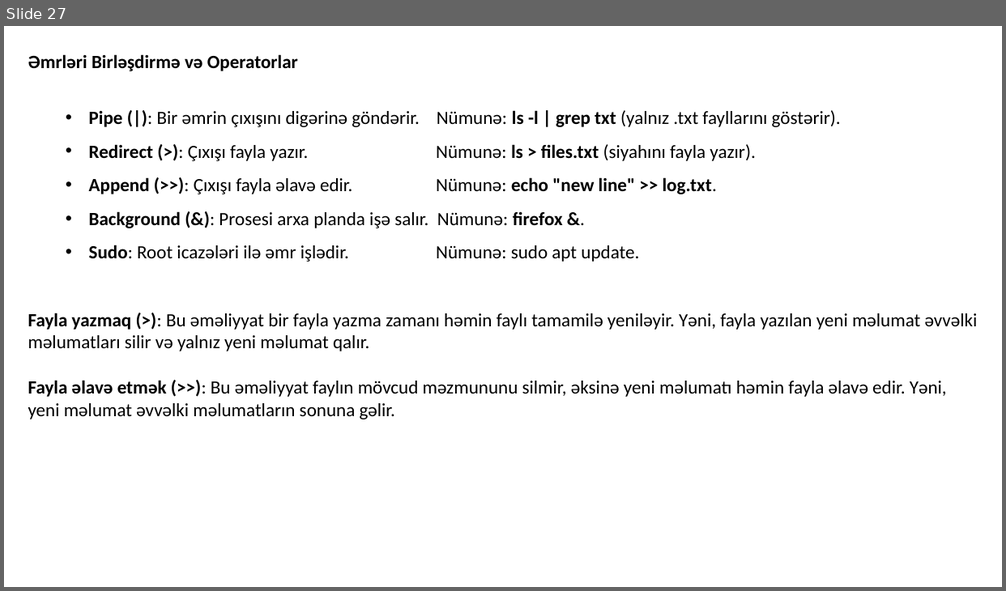
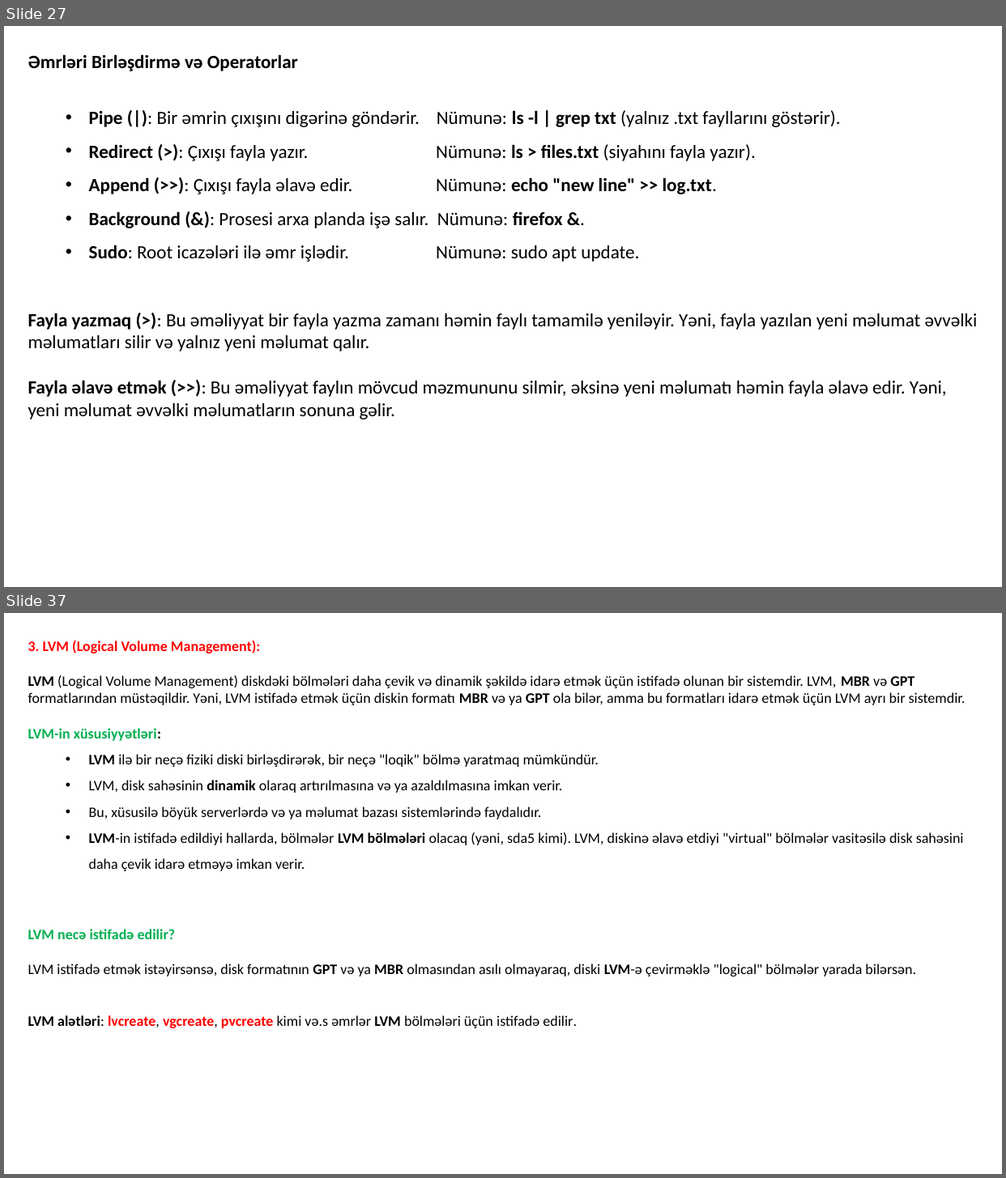
Before and after one commit to codeurient/DevOps, a slide deck: .lessons/1 operating systems/1 linux/1.pptx. Shown one above the other, each under a label of ours: slide 27 before the commit, slides 27 and 37 after it; the slides between them are not shown. The pictures are 1006x591 and 1006x1178 pixels, drawn with LibreOffice and Linux fonts; fonts in the diff are those of the drawing. Boxes give left, top, right and bottom in pixels: in the first picture for what was removed or moved away, otherwise in the second. Text is boxed around its words. In the diff, an @@ line names an element or a change of style, - is before the commit and + after.

```diff
--- a/.lessons/1 operating systems/1 linux/1.pptx
+++ b/.lessons/1 operating systems/1 linux/1.pptx
@@ slide 37 added at bbox=[4, 613, 1002, 1174], background #FFFFFF @@
@@ text added at bbox=[28, 641, 965, 1029], 14 pt, text #000000 @@
+3. LVM (Logical Volume Management):
+LVM (Logical Volume Management) diskdəki bölmələri daha çevik və dinamik şəkildə idarə etmək üçün istifadə olunan bir sistemdir. LVM, MBR və GPT formatlarından müstəqildir. Yəni, LVM istifadə etmək üçün diskin formatı MBR və ya GPT ola bilər, amma bu formatları idarə etmək üçün LVM ayrı bir sistemdir.
+LVM-in xüsusiyyətləri:
+  • LVM ilə bir neçə fiziki diski birləşdirərək, bir neçə "loqik" bölmə yaratmaq mümkündür.
+  • LVM, disk sahəsinin dinamik olaraq artırılmasına və ya azaldılmasına imkan verir.
+  • Bu, xüsusilə böyük serverlərdə və ya məlumat bazası sistemlərində faydalıdır.
+  • LVM-in istifadə edildiyi hallarda, bölmələr LVM bölmələri olacaq (yəni, sda5 kimi). LVM, diskinə əlavə etdiyi "virtual" bölmələr vasitəsilə disk sahəsini daha çevik idarə etməyə imkan verir.
+LVM necə istifadə edilir?
+LVM istifadə etmək istəyirsənsə, disk formatının GPT və ya MBR olmasından asılı olmayaraq, diski LVM-ə çevirməklə "logical" bölmələr yarada bilərsən.
+LVM alətləri: lvcreate, vgcreate, pvcreate kimi və.s əmrlər LVM bölmələri üçün istifadə edilir.
```
Also in this commit, not shown: 11 other slides added, 2 slides removed.
